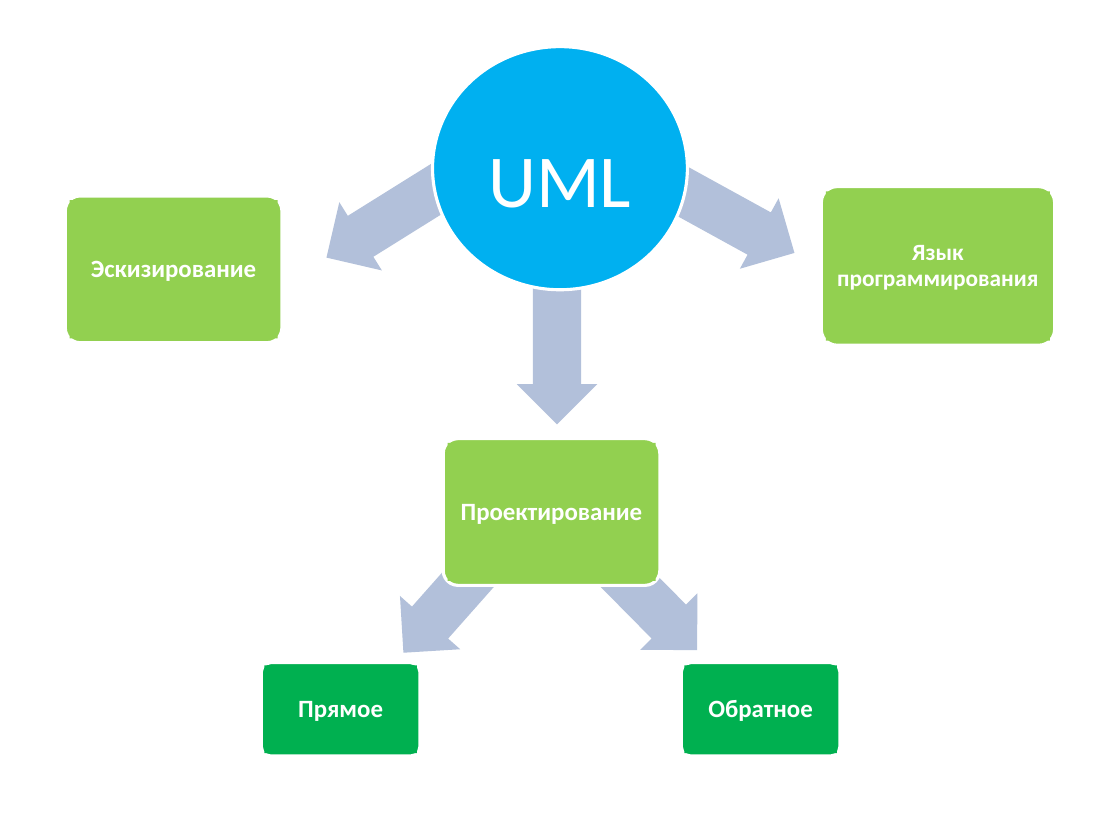
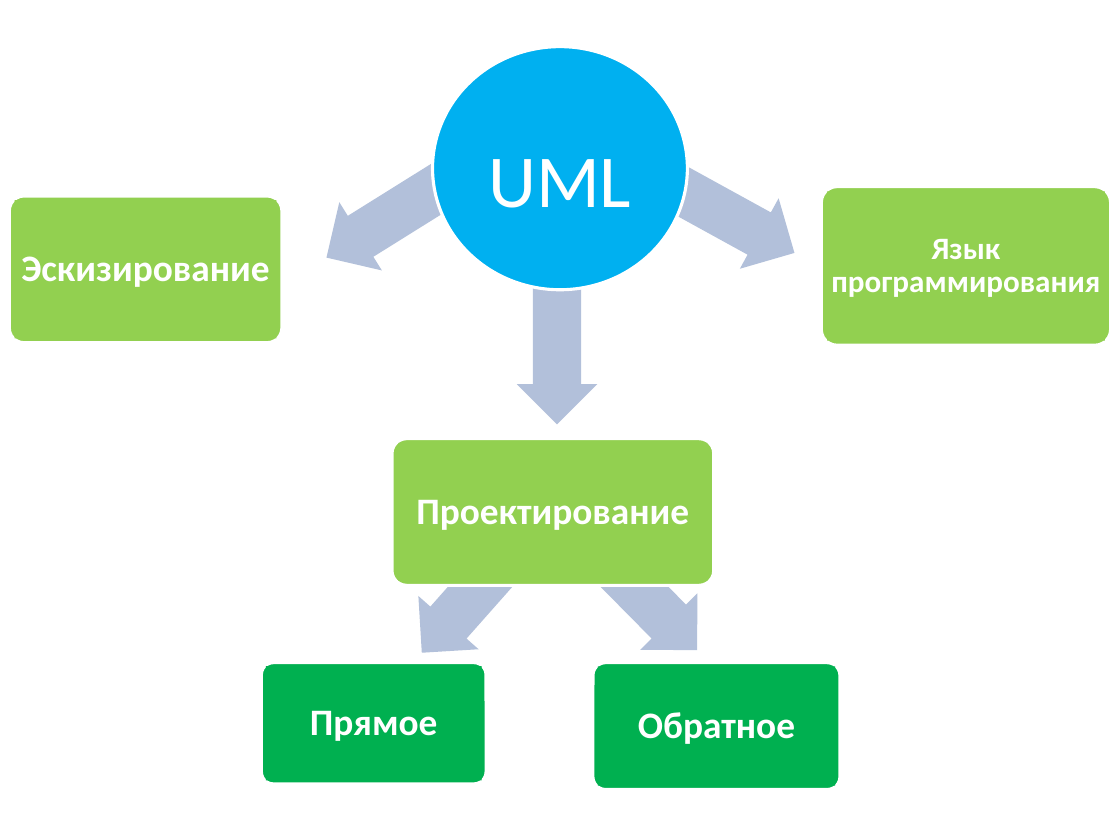
Before and after one commit to russov/cpp_craft_1013, a slide deck: slide 6 of lections/cpp_craft_lec_8_pre.pptx. Drawn at 1120x840 pixels with LibreOffice and Linux fonts; fonts in the diff are those of the drawing. Boxes give left, top, right and bottom in pixels: in the first picture for what was removed or moved away, otherwise in the second. Text is boxed around its words. In the diff, an @@ line names an element or a change of style, - is before the commit and + after.

```diff
--- a/lections/cpp_craft_lec_8_pre.pptx
+++ b/lections/cpp_craft_lec_8_pre.pptx
@@ rounded rectangle: place and size @@
-rounded rectangle at <box>65,196,281,343</box>
+rounded rectangle at <box>9,196,281,343</box>
@@ rectangle "Эскизирование": place and size @@
-rectangle "Эскизирование" at <box>69,200,278,338</box>
+rectangle "Эскизирование" at <box>15,200,277,338</box>
@@ rounded rectangle: place and size @@
-rounded rectangle at <box>821,187,1054,346</box>
+rounded rectangle at <box>821,187,1110,346</box>
@@ rectangle "Язык программирования": place and size @@
-rectangle "Язык программирования" at <box>825,192,1049,340</box>
+rectangle "Язык программирования" at <box>827,192,1104,340</box>
@@ rectangle "Язык программирования" at <box>827,192,1104,340</box>: size 15 to 20 pt; more space between paragraphs @@
@@ rounded rectangle: place and size @@
-rounded rectangle at <box>444,439,660,586</box>
+rounded rectangle at <box>392,439,713,586</box>
@@ rectangle "Проектирование": place and size @@
-rectangle "Проектирование" at <box>448,444,656,581</box>
+rectangle "Проектирование" at <box>399,444,708,581</box>
@@ left arrow: place and size @@
-left arrow at <box>374,503,542,679</box>
+left arrow at <box>392,503,560,679</box>
@@ rounded rectangle: place and size @@
-rounded rectangle at <box>261,663,420,756</box>
+rounded rectangle at <box>261,663,486,784</box>
@@ rectangle "Прямое": place and size @@
-rectangle "Прямое" at <box>264,665,417,753</box>
+rectangle "Прямое" at <box>265,666,482,781</box>
@@ rounded rectangle: place and size @@
-rounded rectangle at <box>681,663,840,756</box>
+rounded rectangle at <box>592,663,840,790</box>
@@ size 16 to 24 pt; more space between paragraphs in 4 elements at <box>15,200,277,338</box>, <box>399,444,708,581</box>, <box>265,666,482,781</box>, <box>598,666,836,786</box> @@
@@ rectangle "Обратное": place and size @@
-rectangle "Обратное" at <box>684,665,837,753</box>
+rectangle "Обратное" at <box>598,666,836,786</box>
```
Also in this commit, not shown: 3 other slides changed, 6 slides added.
